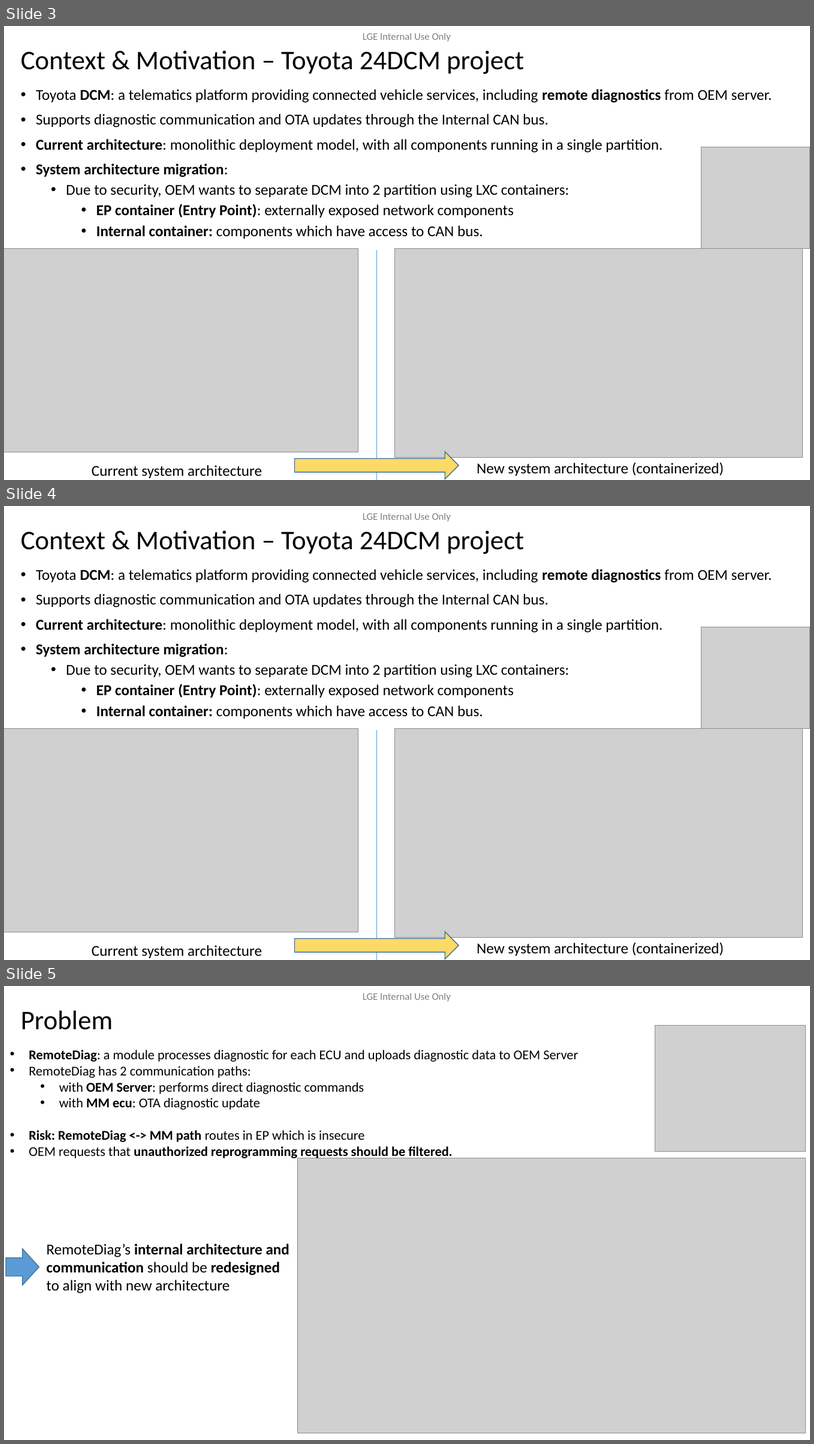
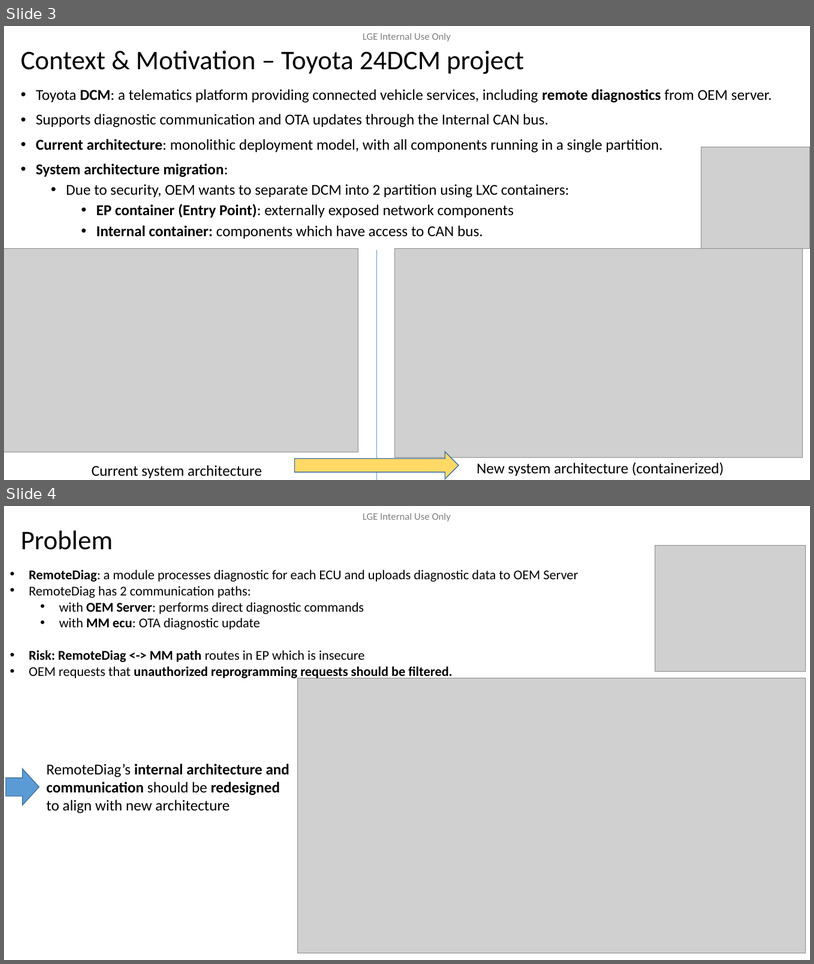
Before and after one commit to btqt/fe, a slide deck: design/FE_phi.vu_Design of Secure Remote Diag on Container Separation Architecture_3rd.pptx. Shown one above the other, each under a label of ours: slides 3, 4 and 5 before the commit, slides 3 and 4 after it. The pictures are 814x1444 and 814x964 pixels, drawn with LibreOffice and Linux fonts; fonts in the diff are those of the drawing; grey boxes stand for pictures; background and template pictures are left out. Boxes give left, top, right and bottom in pixels: in the first picture for what was removed or moved away, otherwise in the second. Text is boxed around its words. In the diff, an @@ line names an element or a change of style, - is before the commit and + after.

```diff
--- a/design/FE_phi.vu_Design of Secure Remote Diag on Container Separation Architecture_3rd.pptx
+++ b/design/FE_phi.vu_Design of Secure Remote Diag on Container Separation Architecture_3rd.pptx
@@ slide 4 removed at (x1=4, y1=506, x2=810, y2=960), background #FFFFFF; not listed: 1 template element that a slide beside it also shows @@
@@ title removed at (x1=21, y1=531, x2=524, y2=554) @@
-Context & Motivation – Toyota 24DCM project
@@ text removed at (x1=36, y1=569, x2=773, y2=718) @@
-• Toyota DCM: a telematics platform providing connected vehicle services, including remote diagnostics from OEM server.
-• Supports diagnostic communication and OTA updates through the Internal CAN bus.
-• Current architecture: monolithic deployment model, with all components running in a single partition.
-• System architecture migration:
-  • Due to security, OEM wants to separate DCM into 2 partition using LXC containers:
-    • EP container (Entry Point): externally exposed network components
-    • Internal container: components which have access to CAN bus.
@@ picture removed at (x1=702, y1=627, x2=810, y2=728) @@
@@ picture removed at (x1=4, y1=728, x2=359, y2=932) @@
@@ line removed from (377, 730) to (377, 960) @@
@@ picture removed at (x1=395, y1=728, x2=803, y2=937) @@
@@ right arrow removed at (x1=295, y1=931, x2=459, y2=958) @@
@@ text removed at (x1=92, y1=945, x2=262, y2=958) @@
-Current system architecture
@@ text removed at (x1=477, y1=942, x2=724, y2=955) @@
-New system architecture (containerized)
@@ what was slide 5 is now slide 4 @@
```
Also in this commit, not shown: 3 slides changed, 3 other files.
